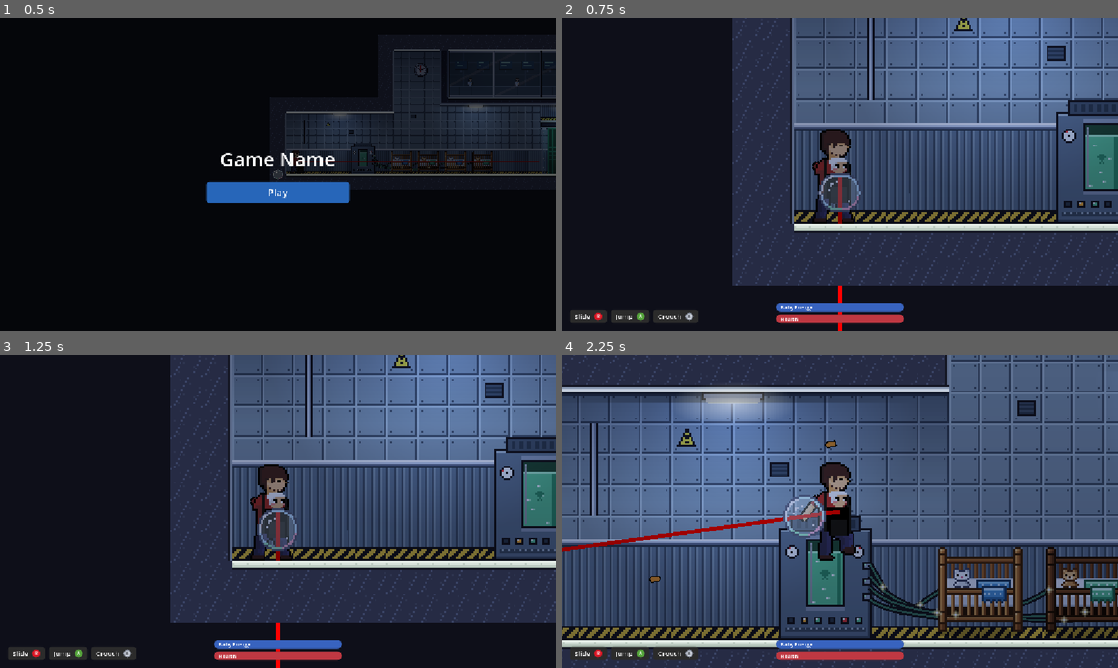
Above: before the commit, frames 1-4 (two rows, left to right).
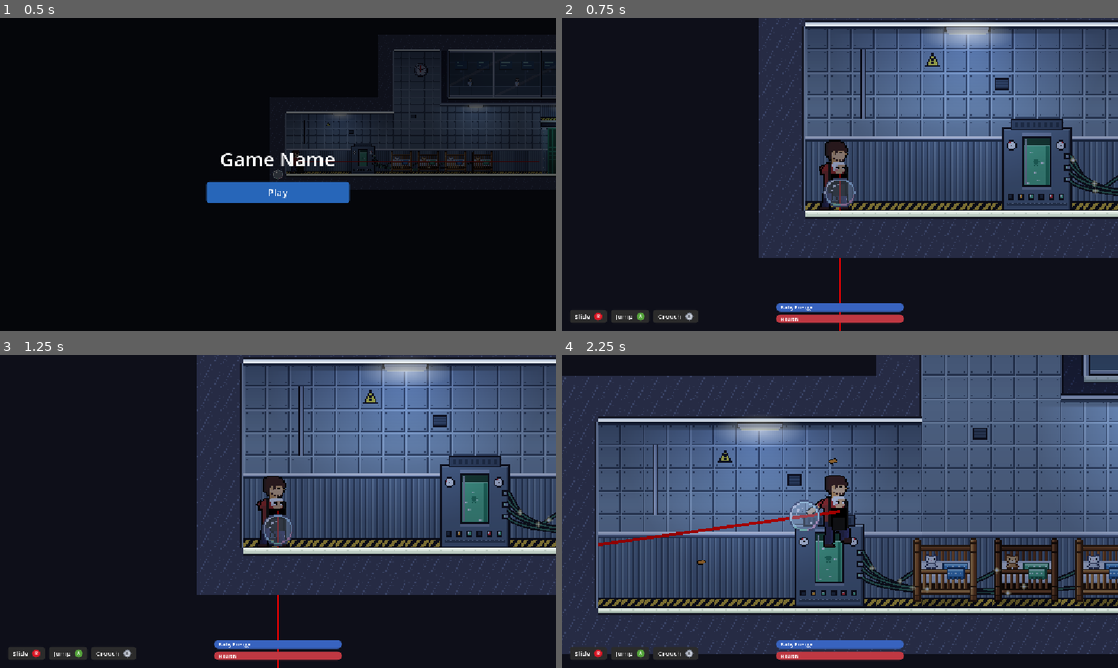
Above: after the commit, the same moments.

Repository: GitPuller67/Game-Jam
Game: Godot game, scene res://levels/hospital_level.tscn
The game is run twice, just before and just after one commit, with the same random seed, the same clock (stepped at 60 frames per second) and the same inputs. This scene is started directly instead of the project's main scene.
Inputs (mouse positions are in pixels of both pictures, inside the frame that each line leads up to):
- Up to frame 1 (0.5 s): no input
- Up to frame 2 (0.75 s): click "Play" at 0.5 s
- Up to frame 3 (1.25 s): no input
- Up to frame 4 (2.25 s): tap Enter at 1.25 s; move the mouse to (962, 495) at 1.27 s; press the mouse at (962, 495) at 1.28 s; hold Right (move_right) 1.28-2 s; tap Space (jump) at 1.52 s; release the mouse at (962, 495) at 2 s; drag from (728, 527) to (956, 495) at 2.02 s

Frame 1 is identical in both runs. In frame 2, 37% of the frame differs, in the area x 30-100%, y 0-100%; in frame 3, 37%; in frame 4, 61%, in the area x 0-100%, y 0-100%.

Commit message:
Hospital level: zoom camera out to 3

Diff:
--- a/game-jam/scripts/hospital_level.gd
+++ b/game-jam/scripts/hospital_level.gd
@@ -8,7 +8,7 @@
 @export var slow_factor := 0.25
 @export var slow_duration := 4.0
 ## Overrides the Father camera's zoom in this level (his scene uses 5).
-@export var camera_zoom := 4.0
+@export var camera_zoom := 3.0
 
 @onready var map: Node2D = $Map
 @onready var father: Node2D = $Father
